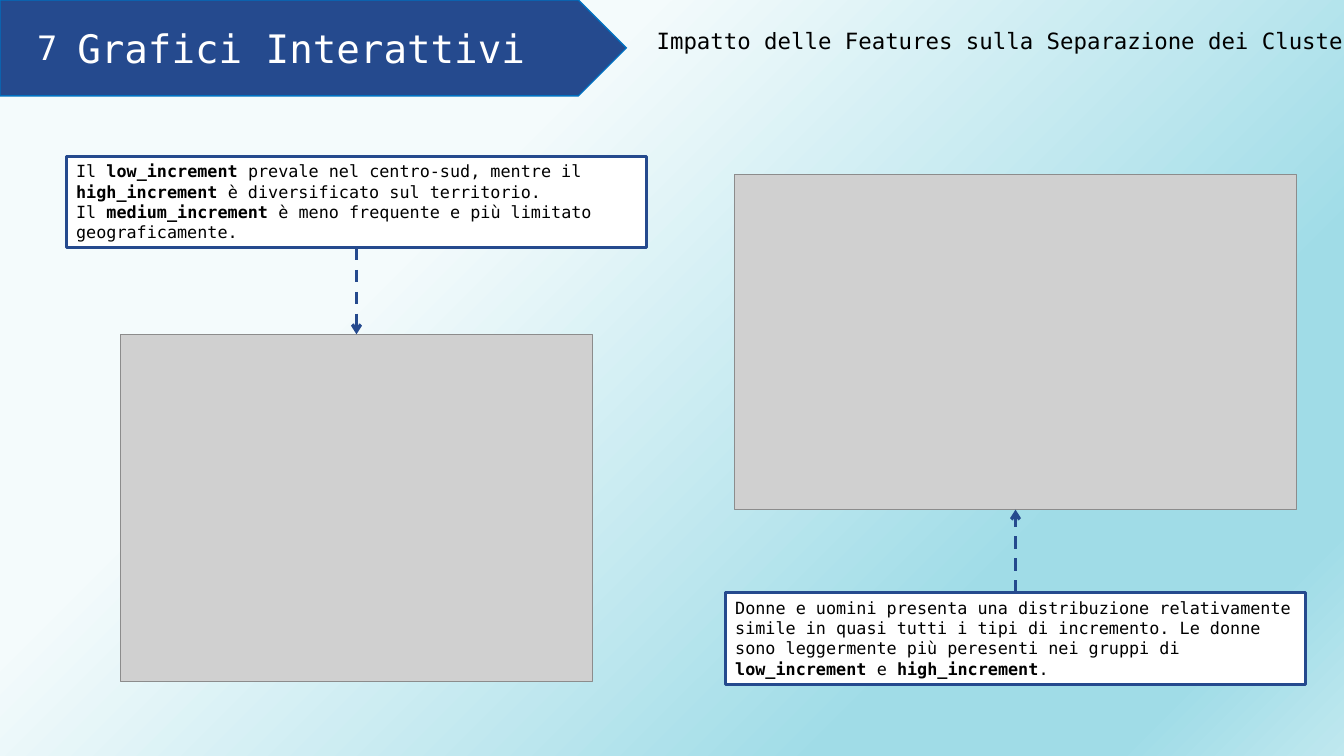
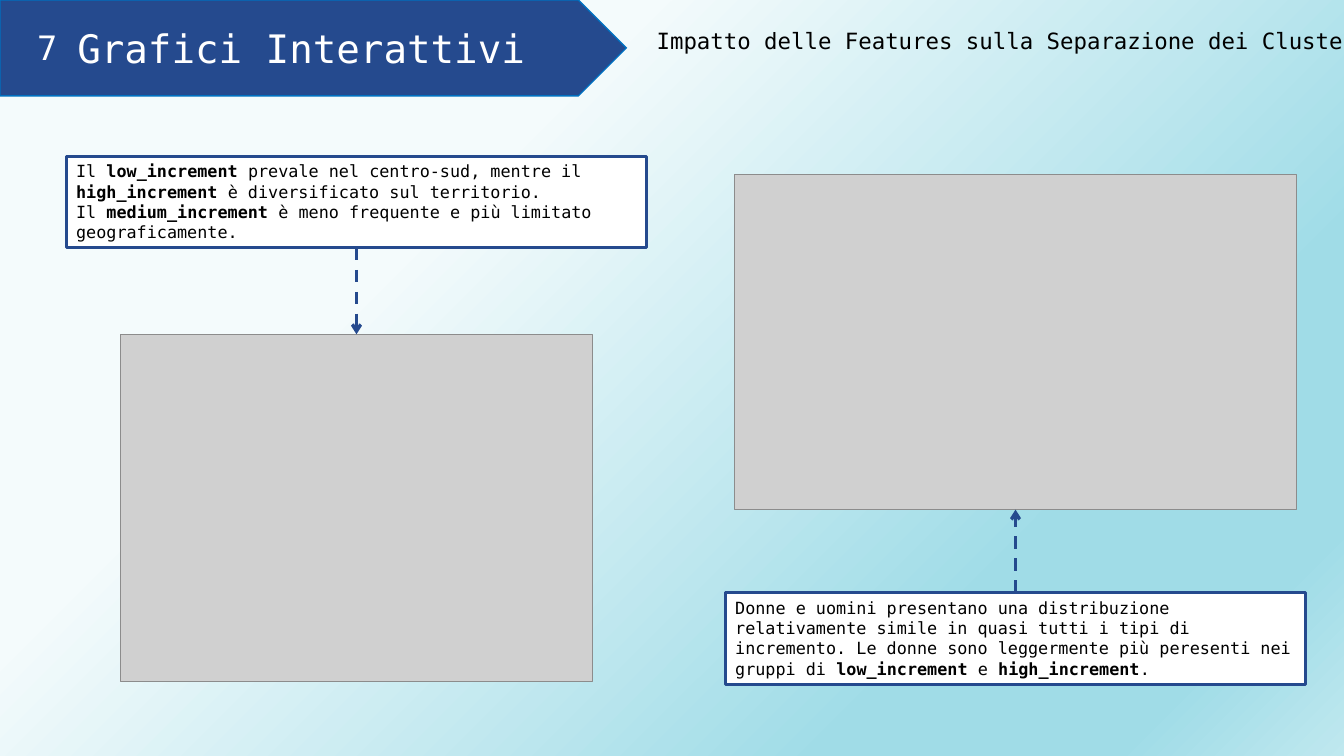
Before and after one commit to AlessiaRossi/Teleassistance-Supervised-Clustering, a slide deck: slide 16 of myLib/Presentazione_proggetto_FIA.pptx. Drawn at 1344x756 pixels with LibreOffice and Linux fonts; fonts in the diff are those of the drawing; grey boxes stand for pictures. Boxes give left, top, right and bottom in pixels: in the first picture for what was removed or moved away, otherwise in the second. Text is boxed around its words. In the diff, an @@ line names an element or a change of style, - is before the commit and + after.

```diff
--- a/myLib/Presentazione_proggetto_FIA.pptx
+++ b/myLib/Presentazione_proggetto_FIA.pptx
@@ text in rectangle at box(735, 601, 1290, 679): text changed @@
-Donne e uomini presenta una distribuzione relativamente simile in quasi tutti i tipi di incremento. Le donne sono leggermente più peresenti nei gruppi di low_increment e high_increment.
+Donne e uomini presentano una distribuzione relativamente simile in quasi tutti i tipi di incremento. Le donne sono leggermente più peresenti nei gruppi di low_increment e high_increment.
```
Also in this commit, not shown: 4 other slides changed, 1 other file.
